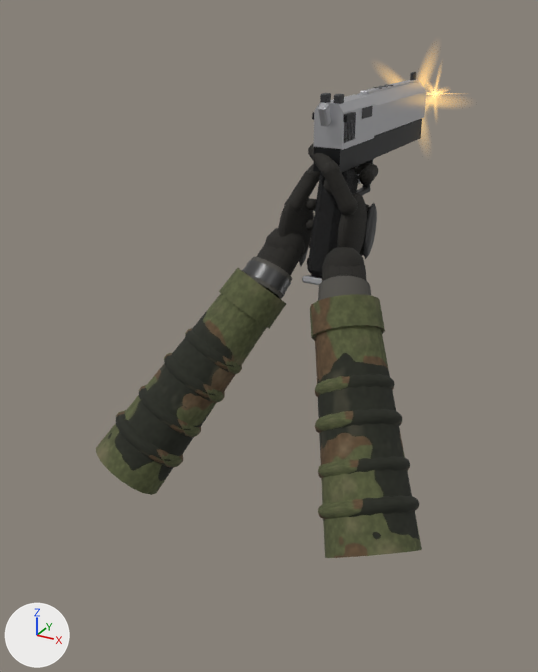
What one commit did to the glTF model examples/PowerCallOfDuty/Assets/models/eagle.glb.
Camera for both pictures: a 50 mm lens placed at (0.352, -0.81, 0.204), pointed at (-0.086, -0.014, -0.194). The axes (+X, +Y, +Z) are drawn at lower left. The lights are the same throughout. The picture after the commit comes second. Vertices at exactly the same position are counted once.

The first picture shows 'gun' and 1 more.
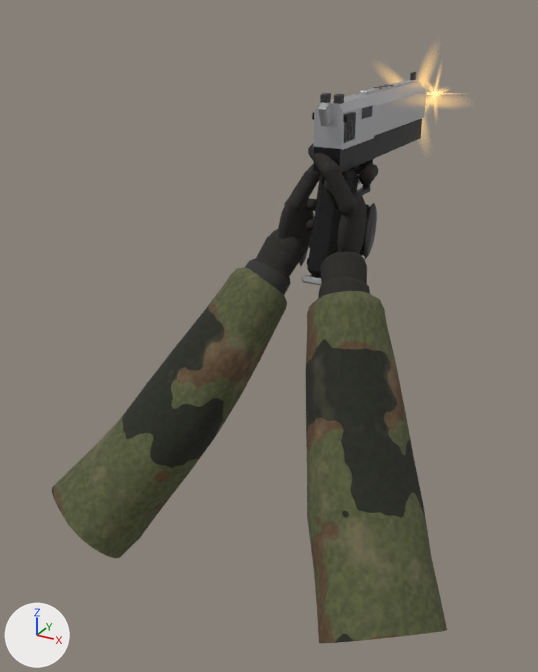
Location of each change, (x1, y1, x2, y2) in pixels of the pictures (538 x 672 px):
'gun', reshaped (20% wider, 17% taller)
    before: (96, 72, 426, 558)
    after: (52, 72, 447, 643)
part 1 of me_gun, rebuilt
    before: (219, 268, 286, 329)
    after: (252, 258, 290, 281)
part 2 of me_gun, rebuilt
    before: (310, 294, 385, 341)
    after: (318, 277, 370, 298)
part 3 of me_gun, rebuilt (31% wider, 52% taller)
    before: (315, 326, 422, 558)
    after: (306, 291, 447, 643)
part 4 of me_gun, rebuilt
    before: (318, 276, 371, 301)
    after: (320, 257, 367, 284)
part 5 of me_gun, rebuilt
    before: (246, 257, 292, 299)
    after: (256, 237, 303, 277)
part 6 of me_gun, deleted
    before: (116, 328, 419, 519)
part 7 of me_gun, built on
    before: (96, 243, 367, 495)
    after: (52, 251, 366, 558)

Diff of the bpy script that builds the scene:
```diff
--- a/examples/PowerCallOfDuty/Assets/models/eagle.glb.py
+++ b/examples/PowerCallOfDuty/Assets/models/eagle.glb.py
@@ mat_watch_strap @@
+mat_watch_strap = principled_material('watch strap')
+mat_watch_strap.base_color = (0.03, 0.03, 0.028)  # dark grey #30302f
+mat_watch_strap.roughness = 0.95
@@ me_gun @@
 # used by ob_gun; location = (0.0, 0.0, 0.0)
-me_gun.from_pydata(...)  # 5682 vertices, 9645 faces; spans x -0.215..0.195, y -0.261..0.259, z -0.339..0.123
+me_gun.from_pydata(...)  # 5413 vertices, 8990 faces; spans x -0.26..0.237, y -0.312..0.259, z -0.412..0.123
+# me_gun part 1: the loose piece of 40 vertices spanning x -0.113..-0.027, y -0.127..-0.043, z -0.151..-0.077 is rebuilt with 124 vertices and now spans x -0.094..-0.03, y -0.104..-0.042, z -0.128..-0.068, in mat_glove
+# me_gun part 2: the loose piece of 39 vertices spanning x 0.014..0.1, y -0.136..-0.053, z -0.15..-0.078 is rebuilt with 125 vertices and now spans x 0.017..0.082, y -0.113..-0.053, z -0.128..-0.069, in mat_glove
+# me_gun part 3: the loose piece of 37 vertices spanning x 0.022..0.195, y -0.261..-0.062, z -0.338..-0.09 is rebuilt with 318 vertices and now spans x 0.013..0.237, y -0.312..-0.052, z -0.412..-0.078
+# me_gun part 4: the loose piece of 36 vertices spanning x 0.015..0.079, y -0.107..-0.051, z -0.122..-0.067 is rebuilt with 100 vertices and now spans x 0.007..0.073, y -0.101..-0.033, z -0.117..-0.053, in mat_glove
+# me_gun part 5: the loose piece of 36 vertices spanning x -0.092..-0.028, y -0.098..-0.04, z -0.12..-0.065 is rebuilt with 99 vertices and now spans x -0.086..-0.024, y -0.092..-0.022, z -0.114..-0.045, in mat_glove
+# me_gun part 6: 8 loose pieces with 1203 vertices, spanning x -0.2..0.181, y -0.241..-0.09, z -0.308..-0.146, are deleted
+# me_gun part 7: 203 vertices removed from x -0.215..0.075, y -0.26..-0.024, z -0.339..-0.045; 502 vertices added at x -0.26..0.057, y -0.311..-0.024, z -0.411..-0.051
+# other edits to the shape of me_gun do not show in these pictures
 me_gun.materials.append(mat_stainless_steel)
@@ me_gun @@
 me_gun.materials.append(mat_knuckle_armour)
-me_gun.materials.append(mat_cuff_strap)  # dark grey #504d48
 me_gun.materials.append(mat_sleeve)
@@ me_gun @@
 me_gun.materials.append(mat_watch_dial)
+me_gun.materials.append(mat_watch_strap)  # dark grey #30302f
```
